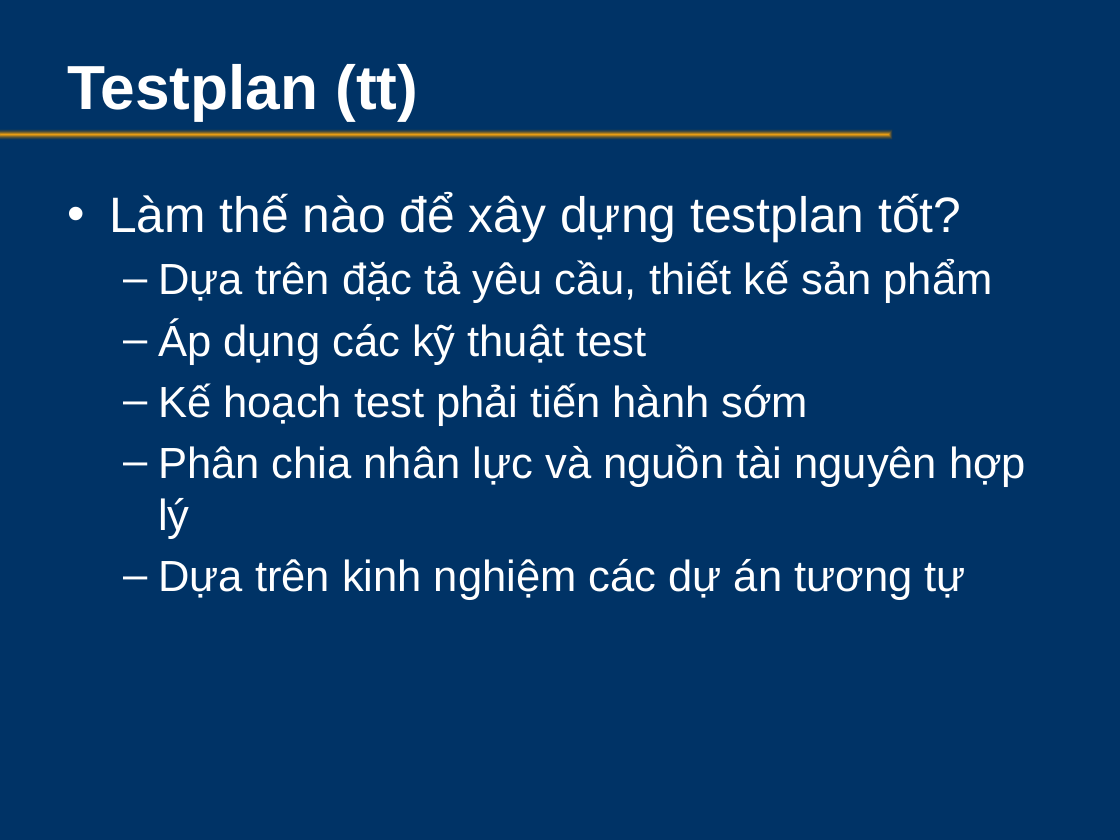
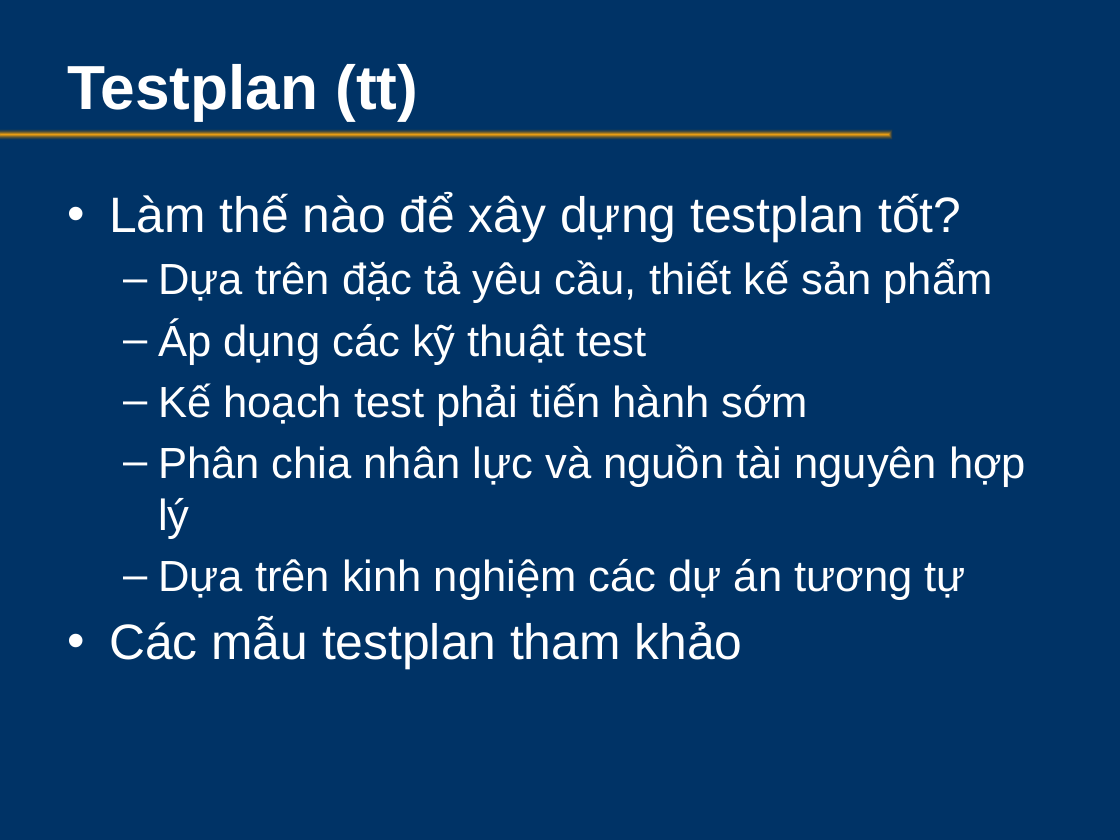
Before and after one commit to testervn/ka-caohoc, a slide deck: slide 46 of QA-QC/SoftwareTesting.pptx (slide 45 before the commit). Drawn at 1120x840 pixels with LibreOffice and Linux fonts; fonts in the diff are those of the drawing; background and template pictures are left out. Boxes give left, top, right and bottom in pixels: in the first picture for what was removed or moved away, otherwise in the second. Text is boxed around its words. In the diff, an @@ line names an element or a change of style, - is before the commit and + after.

```diff
--- a/QA-QC/SoftwareTesting.pptx
+++ b/QA-QC/SoftwareTesting.pptx
@@ text at <box>109,620,743,670</box>: paragraph added @@
+  • Các mẫu testplan tham khảo
```
Also in this commit, not shown: 2 other slides changed, 2 slides added, 1 slide removed.
